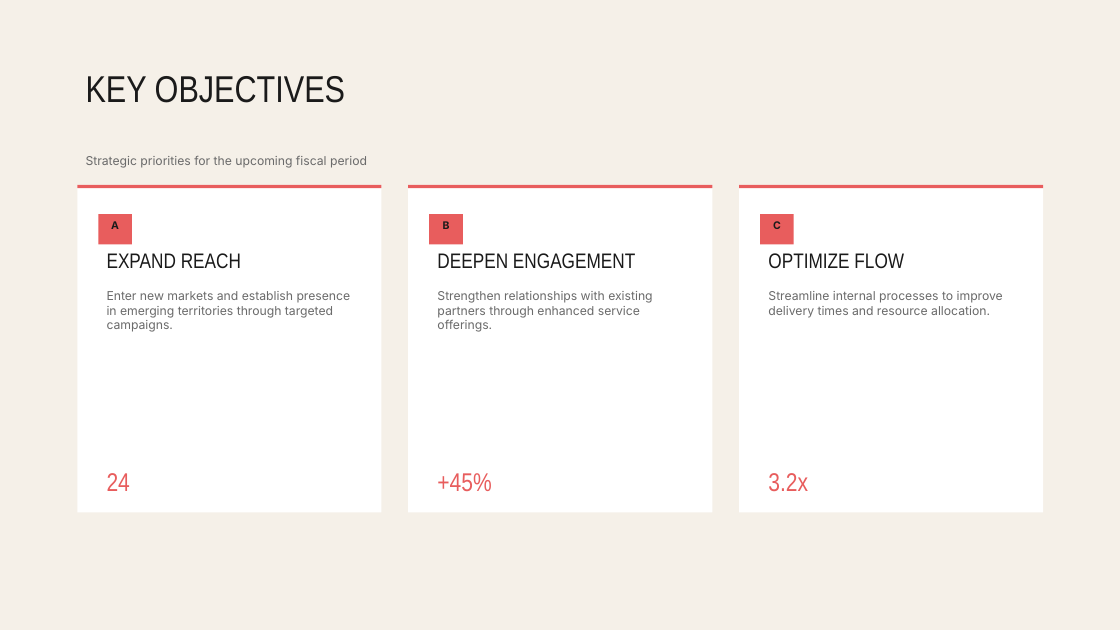
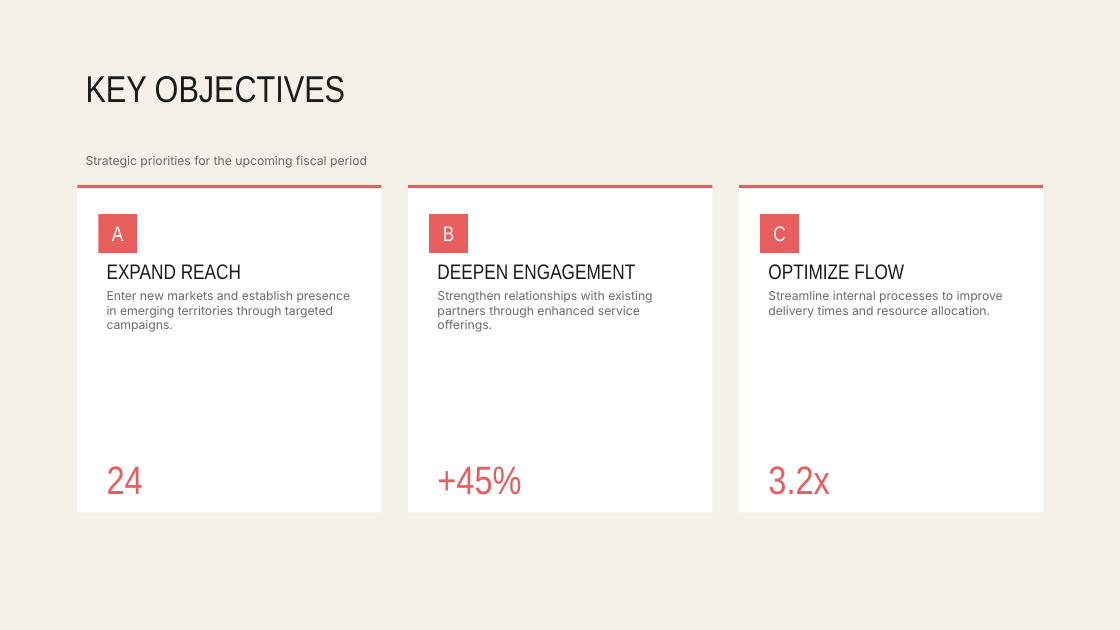
Before and after one commit to hustcer/pptx-nova, a slide deck: slide 6 of assets/examples/coral/deck.pptx. Drawn at 1120x630 pixels with LibreOffice and Linux fonts; fonts in the diff are those of the drawing. Boxes give left, top, right and bottom in pixels: in the first picture for what was removed or moved away, otherwise in the second. Text is boxed around its words. In the diff, an @@ line names an element or a change of style, - is before the commit and + after.

Commit message:
fix(pptx-nova): refine coral deckkit visuals
 - Rework coral SVG hatch textures so split and quote slides fill their panels cleanly without diagonal clipping artifacts.
 - Replace the cover texture with a subtler zigzag treatment closer to the HTML reference.
 - Move impact poster metadata fully into the bottom bar and widen the title box to clear visual gates.
 - Restore objective card badge contrast, sizing, and stat hierarchy, then regenerate coral example assets.
 - Format generated DeckKit example JSON through oxfmt so update, check, and commit hooks stay idempotent.

```diff
--- a/assets/examples/coral/deck.pptx
+++ b/assets/examples/coral/deck.pptx
@@ rectangle: place and size @@
-rectangle at (98,214,132,245)
+rectangle at (98,214,137,253)
@@ rectangle: place and size @@
-rectangle at (429,214,463,245)
+rectangle at (429,214,468,253)
@@ size 9 to 18 pt, font Inter to Arial Narrow, text colour #1A1A1A to #FFFFFF, bold off in 3 elements at (112,226,123,241), (443,226,454,241), (773,226,785,241) @@
@@ rectangle: place and size @@
-rectangle at (760,214,794,245)
+rectangle at (760,214,799,253)
@@ 3 texts: place and size @@
-3 texts at (107,253,904,269)
+3 texts at (107,264,904,280)
@@ text "24": place and size @@
-text "24" at (107,473,130,491)
+text "24" at (107,466,143,494)
@@ text "+45%": place and size @@
-text "+45%" at (437,473,491,491)
+text "+45%" at (437,466,521,495)
@@ size 22 to 34 pt in 3 elements at (107,466,143,494), (437,466,521,495), (768,466,829,495) @@
@@ text "3.2x": place and size @@
-text "3.2x" at (768,473,808,491)
+text "3.2x" at (768,466,829,495)
```
Also in this commit, not shown: 8 other slides changed, 6 other files.
